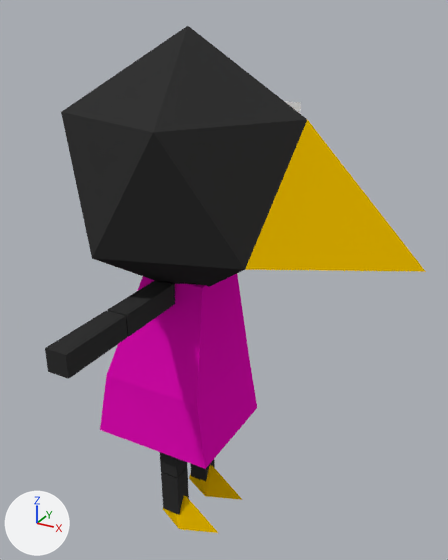
Renders of the Blender file Assets/MO/what.blend from each side of a commit.
Camera for both pictures: a camera (50 mm lens) standing at (3.32, -5.34, 3.52) and looking at (0.36, 0.04, 0.83). Arrows for +X, +Y and +Z are at lower left; the lights stay in place.
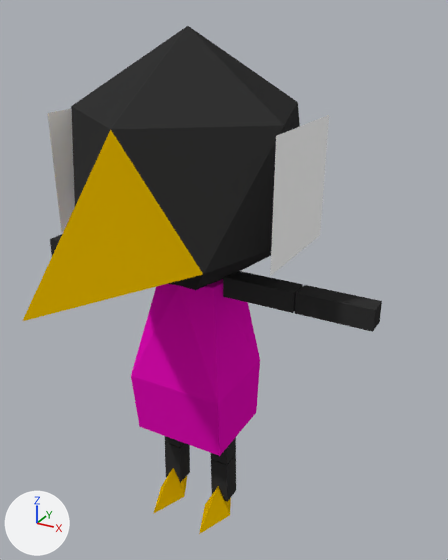
The change, as JSON lines over the scene's bpy script:
```json
{"block": "me_cube", "where": "# used by ob_cube; location = (0.0, 0.0, 0.0)"}
{"op": "remove", "block": "me_cube", "code": "me_cube.from_pydata(...)  # 105 vertices, 93 faces; spans x -1.24..2.44, y -2.08..2.04, z -2.31..3.36"}
{"op": "add", "block": "me_cube", "code": "me_cube.from_pydata(...)  # 65 vertices, 52 faces; spans x -1.24..2.44, y 0.0..2.04, z -2.31..3.36"}
{"block": "me_cube", "change": "me_cube part 1: the loose piece of 8 vertices spanning x -0.18..0.05, y 0.12..0.36, z -2.15..-1.58 is moved by (0.0, 0.11, 0.0)"}
{"block": "me_cube", "change": "me_cube part 2: the loose piece of 8 vertices spanning x -0.18..0.05, y 0.11..0.35, z -1.57..-1.01 is moved by (0.0, 0.11, 0.0)"}
{"block": "me_cube", "change": "me_cube part 3: the loose piece of 6 vertices spanning x -0.28..0.54, y 0.05..0.41, z -2.31..-1.94 is moved by (0.0, 0.11, 0.0)"}
{"block": "me_cube", "change": "me_cube part 4: the loose piece of 12 vertices spanning x -0.92..0.52, y -0.7..0.62, z -1.13..0.89 is rebuilt with 12 vertices and now spans x -0.55..0.48, y 0.0..0.58, z -1.13..0.81"}
{"block": "me_cube", "change": "me_cube part 5: the loose piece of 8 vertices spanning x -0.18..0.05, y -0.54..-0.31, z -1.57..-1.01 is deleted"}
{"block": "me_cube", "change": "me_cube part 6: the loose piece of 8 vertices spanning x -0.18..0.05, y -2.08..-1.27, z 0.67..0.9 is deleted"}
{"block": "me_cube", "change": "me_cube part 7: the loose piece of 8 vertices spanning x -0.18..0.05, y -1.25..-0.45, z 0.67..0.9 is deleted"}
{"block": "me_cube", "change": "me_cube part 8: the loose piece of 8 vertices spanning x -0.18..0.05, y -0.53..-0.3, z -2.15..-1.58 is deleted"}
{"block": "me_cube", "change": "me_cube part 9: the loose piece of 6 vertices spanning x -0.28..0.54, y -0.59..-0.22, z -2.31..-1.94 is deleted"}
{"block": "me_cube", "change": "me_cube part 10"}
{"block": "me_cube", "change": "4 vertices are removed from x -1.0..1.0, y -1.18..-0.73, z 1.36..2.6"}
{"block": "me_cube", "change": "13 faces are deleted"}
{"block": "me_cube", "change": "2 vertices are added at (-1.0, 0.0, 2.6), (1.0, 0.0, 1.36)"}
{"block": "me_cube", "change": "3 new faces join them, mat_dark (black #353535)"}
{"block": "me_cube", "change": "1 new face joins them, mat_beak (yellow #e7b800)"}
{"op": "set", "path": "ob_cube.rotation_euler", "old": "(0.0, 0.0, 0.0)", "new": "(0.0, 0.0, -1.571)", "note": "degrees (0, 0, 0) -> degrees (0, 0, -90)"}
{"op": "add", "block": "ob_cube", "code": "_m = ob_cube.modifiers.new('Mirror', 'MIRROR')"}
{"op": "add", "block": "ob_cube", "code": "_m.use_axis = (False, True, False)"}
{"op": "add", "block": "ob_cube", "code": "_m.use_clip = True"}
```

Boxes [x1, y1, x2, y2] around the edits, measured in the pictures (448 x 560 px; the box of a moved part takes in the faces that stretch with it):
```json
{"object": "Cube", "change": "reshaped, turned, modifiers changed", "before": [45, 26, 426, 533], "after": [23, 26, 382, 534]}
{"part": 1, "of": "me_cube", "change": "moved or reshaped", "before": [190, 459, 215, 482], "after": [165, 442, 236, 502]}
{"part": 2, "of": "me_cube", "change": "moved or reshaped", "after": [165, 436, 236, 464], "on screen": "not visible before"}
{"part": 3, "of": "me_cube", "change": "moved or reshaped", "before": [189, 465, 243, 500], "after": [153, 468, 231, 534]}
{"part": 4, "of": "me_cube", "change": "rebuilt", "before": [100, 274, 257, 469], "after": [131, 279, 260, 456]}
{"part": 5, "of": "me_cube", "change": "deleted", "before": [160, 452, 187, 478], "on screen": "black"}
{"part": 6, "of": "me_cube", "change": "deleted", "before": [45, 311, 127, 379], "on screen": "black"}
{"part": 7, "of": "me_cube", "change": "deleted", "before": [107, 281, 175, 337], "on screen": "black"}
{"part": 8, "of": "me_cube", "change": "deleted", "before": [161, 467, 189, 515], "on screen": "black"}
{"part": 9, "of": "me_cube", "change": "deleted", "before": [163, 496, 218, 533], "on screen": "yellow"}
{"part": 10, "of": "me_cube", "change": "cut back", "before": [61, 26, 426, 287], "after": [168, 275, 203, 290]}
```
